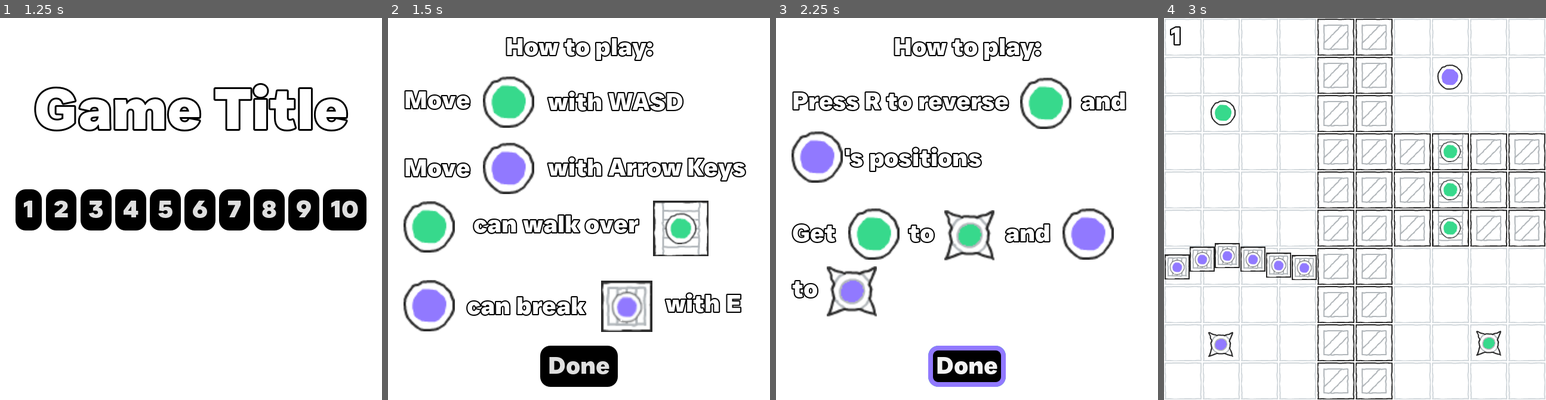
Above: before the commit, frames 1-4 (left to right).
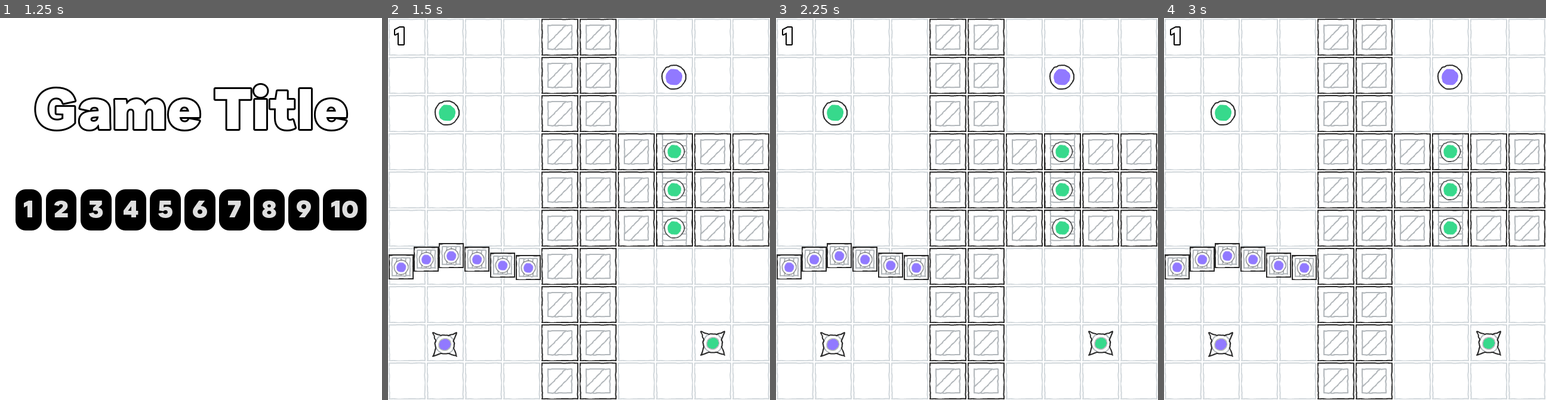
Above: after the commit, the same moments.

Repository: nath-ellis/circle-reversal
Game: Godot game, scene res://scenes/menu.tscn
The game is run twice, just before and just after one commit, with the same random seed, the same clock (stepped at 60 frames per second) and the same inputs.
Inputs (mouse positions are in pixels of both pictures, inside the frame that each line leads up to):
- Up to frame 1 (1.25 s): click "Play" at 0.5 s
- Up to frame 2 (1.5 s): click "1" at 1.25 s
- Up to frame 3 (2.25 s): click (967, 365) at 2 s, where only the run before the commit has a clickable "Done"
- Up to frame 4 (3 s): click (1355, 365) at 2.75 s, where only the run before the commit has a clickable "Done"

Frame 1 is identical in both runs. In frame 2, 29% of the frame differs, in the area x 0-100%, y 0-100%; in frame 3, 28%; in frame 4, nothing differs.

Commit message:
Fixed an issue where Player One would occasionally get stuck on pathways

Diff:
--- a/scenes/levels/level_one.tscn
+++ b/scenes/levels/level_one.tscn
@@ -213,7 +213,7 @@
 [node name="Floor" type="TileMap" parent="."]
 tile_set = SubResource("TileSet_cu3wh")
 format = 2
-layer_0/tile_data = PackedInt32Array(0, 0, 0, 1, 0, 0, 65537 …(622 unchanged characters)…  0, 0, 131079, 0, 0, 131078, 0, 0, 196614, 458752, 1, 196615, 0, 0, 196616, 458752, 1, 196617, 458752, 1, 262153, 458752, 1, 262152, 458752, 1, 262151, 0, 0, 327686, 458752, 1, 262150, 458752, 1, 327687, 0, 0, 327688, 458752, 1, 327689, 458752, 1, 393223, 0, 0, 458758, 0, 0, 458759, 0, 0, 458760, 0, 0, 524296, 0, 0, 524297, 0, 0, 589833, 0, 0, 589832, 0, 0, 589831, 0, 0, 589830, 0, 0, 524294, 0, 0, 524295, 0, 0, 458761, 0, 0, 589828, 458752, 1, 589829, 458752, 1, 524293, 458752, 1, 524292, 458752, 1, 458756, 458752, 1, 458757, 458752, 1, 393221, 458752, 1, 393220, 458752, 1, 327684, 458752, 1, 327685, 458752, 1, 262148, 458752, 1, 262149, 458752, 1, 196613, 458752, 1, 196612, 458752, 1, 131076, 458752, 1, 131077, 458752, 1, 65541, 458752, 1, 65540, 458752, 1, 4, 458752, 1, 5, 458752, 1, 393222, 0, 0, 393224, 0, 0, 393225, 0, 0)
+layer_0/tile_data = PackedInt32Array(0, 0, 0, 1, 0, 0, 65537 …(622 unchanged characters)…  0, 0, 131079, 0, 0, 131078, 0, 0, 196615, 0, 0, 262151, 0, 0, 327687, 0, 0, 393223, 0, 0, 458758, 0, 0, 458759, 0, 0, 458760, 0, 0, 524296, 0, 0, 524297, 0, 0, 589833, 0, 0, 589832, 0, 0, 589831, 0, 0, 589830, 0, 0, 524294, 0, 0, 524295, 0, 0, 458761, 0, 0, 589828, 458752, 1, 589829, 458752, 1, 524293, 458752, 1, 524292, 458752, 1, 458756, 458752, 1, 458757, 458752, 1, 393221, 458752, 1, 393220, 458752, 1, 327684, 458752, 1, 327685, 458752, 1, 262148, 458752, 1, 262149, 458752, 1, 196613, 458752, 1, 196612, 458752, 1, 131076, 458752, 1, 131077, 458752, 1, 65541, 458752, 1, 65540, 458752, 1, 4, 458752, 1, 5, 458752, 1, 393222, 0, 0, 393224, 0, 0, 393225, 0, 0, 327686, 458752, 1, 262150, 458752, 1, 196616, 458752, 1, 196617, 458752, 1, 262153, 458752, 1, 262152, 458752, 1, 327688, 458752, 1, 327689, 458752, 1, 196614, 458752, 1)
 
 [node name="Decor" type="TileMap" parent="."]
 tile_set = SubResource("TileSet_hfpwb")
@@ -302,6 +302,7 @@
 text = "1"
 
 [node name="Tutorial" type="Control" parent="."]
+visible = false
 layout_mode = 3
 anchors_preset = 0
 offset_right = 640.0
@@ -544,6 +545,7 @@
 texture = ExtResource("9_kkcf3")
 
 [node name="To1" type="Label" parent="Tutorial/Page2/Goal"]
+layout_mode = 0
 offset_left = 222.0
 offset_top = 20.0
 offset_right = 265.0
@@ -569,6 +571,7 @@
 texture = ExtResource("11_ghh08")
 
 [node name="To2" type="Label" parent="Tutorial/Page2/Goal"]
+layout_mode = 0
 offset_left = 27.0
 offset_top = 113.0
 offset_right = 70.0
--- a/scripts/level.gd
+++ b/scripts/level.gd
@@ -63,6 +63,7 @@
 
 		block = true
 
+		# Renable collisions
 		enable_goal_collision()
 		enable_goal_collision(2)
 		enable_pathway_collision()
--- a/scripts/player_one.gd
+++ b/scripts/player_one.gd
@@ -32,8 +32,6 @@
 			else:
 				get_parent().call("enable_goal_collision")
 
-			# Disable/enable collision on pathways
+			# Disable collision on pathways if needed
 			if "Pathway" in collider.name:
 				get_parent().call("disable_pathway_collision")
-			else:
-				get_parent().call("enable_pathway_collision")
